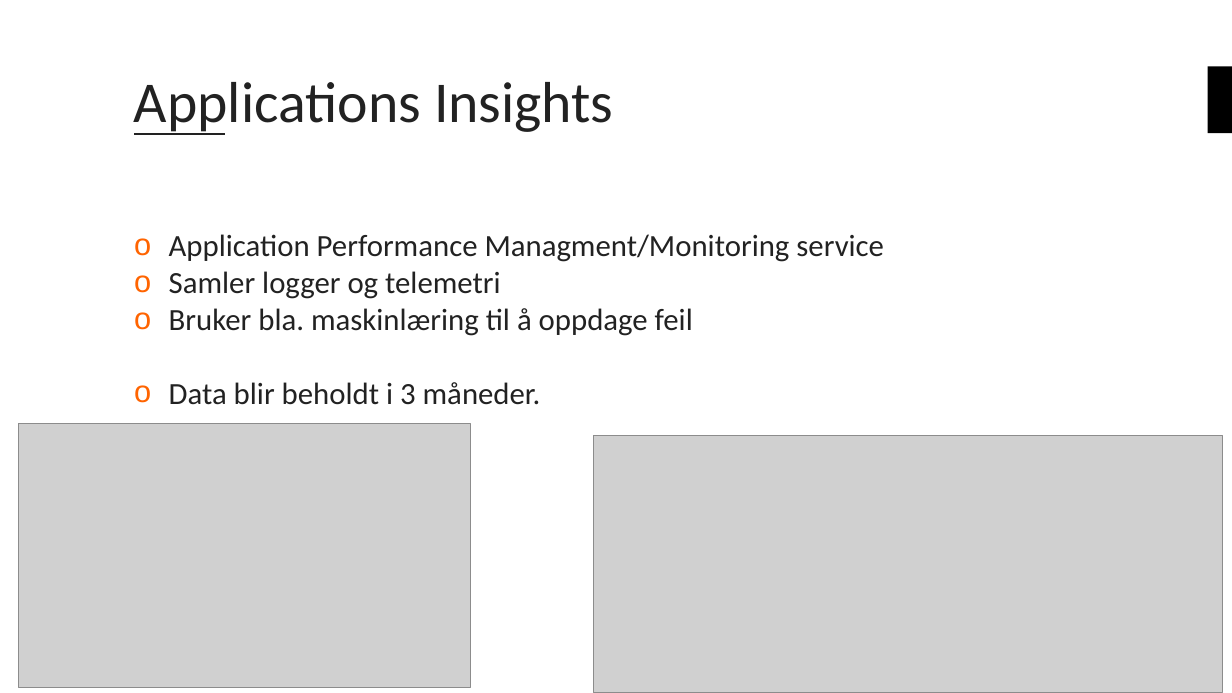
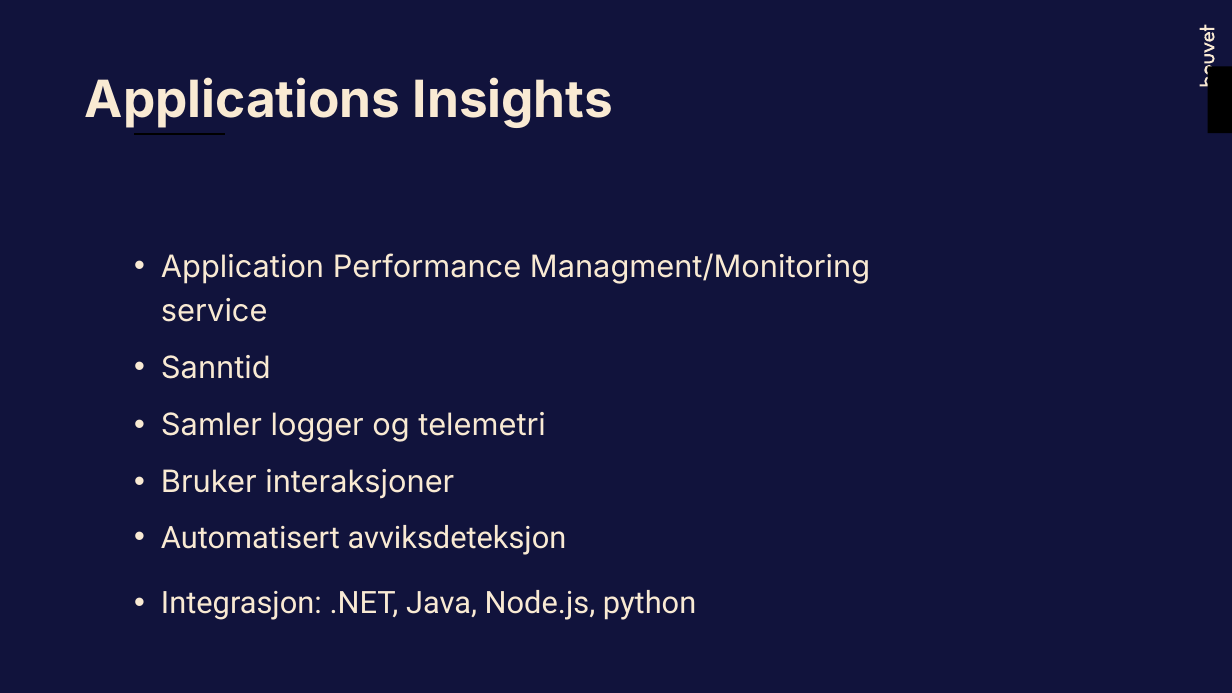
Before and after one commit to bouvet/azure-workshops, a slide deck: slide 25 of Workshop_2/Presentasjon/Azureskolen-Workshop#2.pptx (slide 24 before the commit). Drawn at 1232x693 pixels with LibreOffice and Linux fonts; fonts in the diff are those of the drawing; grey boxes stand for pictures; background and template pictures are left out. Boxes give left, top, right and bottom in pixels: in the first picture for what was removed or moved away, otherwise in the second. Text is boxed around its words. In the diff, an @@ line names an element or a change of style, - is before the commit and + after.

```diff
--- a/Workshop_2/Presentasjon/Azureskolen-Workshop#2.pptx
+++ b/Workshop_2/Presentasjon/Azureskolen-Workshop#2.pptx
@@ background #FFFFFF to #11133C @@
@@ freeform shape added at (1200,25,1215,87), fill #F9EAD3 @@
@@ freeform shape added at (1205,31,1215,42), fill #F9EAD3 @@
@@ freeform shape added at (1207,36,1207,37), fill #11133C at 55% opacity @@
@@ title "Applications Insights": place and size @@
-title "Applications Insights" at (134,82,613,135)
+title "Applications Insights" at (85,77,613,128)
@@ title "Applications Insights" at (85,77,613,128): size 45 to 40 pt, font Calibri to Inter, text colour #222222 to #F9EAD3, bold on; vertical alignment middle to top @@
@@ line (134, 134) - (226, 134): stroke #222222 2 pt to #000000 2 pt @@
@@ text at (161,253,870,442): font Calibri to Inter, text colour #222222 to #F9EAD3 in "Application Performance Managment/Monitoring service", "Samler logger og telemetri"; bullet o to •; line spacing 1 to 1.2; more space between paragraphs @@
@@ text at (161,355,271,379): paragraph added @@
+• Sanntid
@@ picture removed at (19,424,471,688) @@
@@ picture removed at (593,435,1223,693) @@
@@ text at (161,469,696,620): text changed; font Calibri to Roboto; text colour #222222 to #F9EAD3 @@
-o Bruker bla. maskinlæring til å oppdage feil
-o Data blir beholdt i 3 måneder.
+• Bruker interaksjoner
+• Automatisert avviksdeteksjon
+• Integrasjon: .NET, Java, Node.js, python
```
Also in this commit, not shown: 22 other slides changed, 3 slides added, 2 slides removed.
